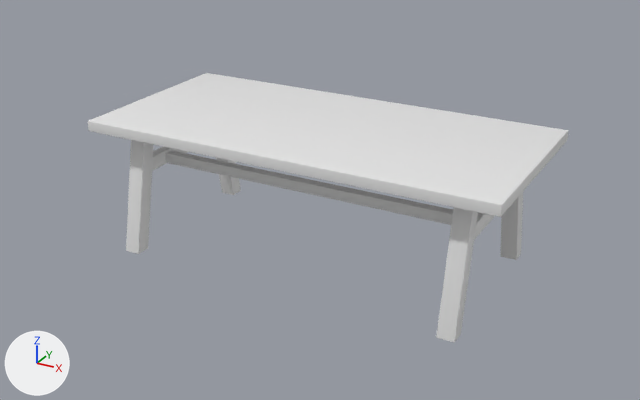
Two versions of the FBX model Projektarbeit/Assets/FBX/DiningRoomAssets/Esstisch.fbx, one commit apart.
Rendered twice from a 50 mm lens placed at (10.68, 4.26, 1.98), pointed at (8.82, 7.63, 0.29). The axes (+X, +Y, +Z) are drawn at lower left. The lights are the same throughout. Where no turn or scale is listed for an object, it has been applied to the vertices.

The scene before the commit, as lines of its bpy script (objects in view):
```python
me_mesh = bpy.data.meshes.new('Mesh')
me_mesh.from_pydata(...)  # 1368 vertices, 1350 faces; spans x -1.0..1.0, y -0.47..0.48, z -0.41..0.24
ob_esstisch_2 = bpy.data.objects.new('Esstisch_2', me_mesh)
ob_esstisch_2.location = (8.823, 7.66, 0.42)
```
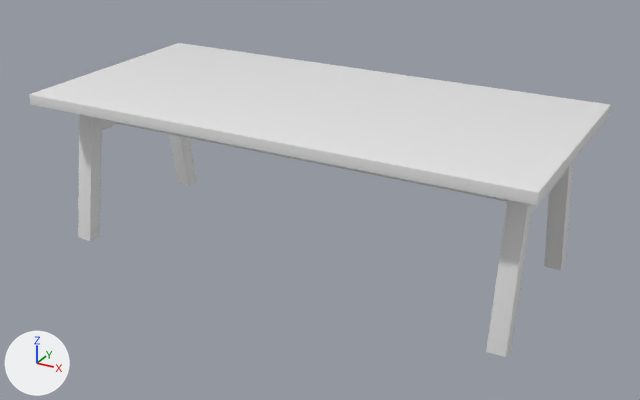
What the commit changed:
me_mesh is used by ob_esstisch_2; location (8.823, 7.66, 0.42).
me_mesh had 1368 vertices, 1350 faces and spanned x -1.0..1.0, y -0.47..0.48, z -0.41..0.24.
me_mesh now has 1368 vertices, 1350 faces and spans x -1.2..1.2, y -0.57..0.57, z -0.37..0.4.
me_mesh part 1: the loose piece of 152 vertices spanning x -0.86..-0.78, y -0.45..-0.26, z -0.41..0.19 is multiplied about its middle by the matrix ((0.633, 0.0, 0.0), (0.0, 0.0, 0.942), (0.0, -0.953, 0.191)), then moved by (-0.26, 0.36, 0.3).
me_mesh part 2: the loose piece of 152 vertices spanning x -1.0..1.0, y -0.47..0.48, z 0.19..0.24 is scaled about its middle by (1.2, 1.2, 1.03), then moved by (0.0, 0.0, 0.16).
me_mesh part 3: a new loose piece of 152 vertices spanning x -1.05..1.05, y -0.18..-0.13, z 0.16..0.21.
me_mesh part 4: a new loose piece of 152 vertices spanning x -1.12..-1.04, y -0.45..-0.26, z -0.37..0.35.
me_mesh part 5: a new loose piece of 152 vertices spanning x -1.12..-1.04, y 0.26..0.45, z -0.37..0.35.
me_mesh part 6: a new loose piece of 152 vertices spanning x 1.05..1.1, y -0.29..0.29, z 0.15..0.22.
me_mesh part 7: a new loose piece of 152 vertices spanning x 1.03..1.11, y -0.45..-0.26, z -0.37..0.35.
me_mesh part 8: a new loose piece of 152 vertices spanning x 1.03..1.11, y 0.26..0.45, z -0.37..0.35.
me_mesh part 9: 7 loose pieces with 1064 vertices, spanning x -0.86..0.85, y -0.45..0.45, z -0.41..0.19, are deleted.
Object 'Esstisch_2' (ob_esstisch_2) moves from (8.823, 7.66, 0.42) to (8.775, 7.656, 0.377).

Boxes (x1, y1, x2, y2) around the edits, measured in the pictures (640 x 400 px; the box of a moved part takes in the faces that stretch with it):
'Esstisch_2', reshaped, moved (21% wider, 17% taller): before (88, 73, 568, 342); after (29, 43, 611, 357)
part 1 of me_mesh, moved or reshaped: before (126, 140, 153, 254); after (102, 119, 117, 130)
part 2 of me_mesh, moved or reshaped: before (88, 73, 568, 217); after (29, 43, 611, 206)
part 3 of me_mesh, added: after (115, 122, 507, 202)
part 4 of me_mesh, added: after (78, 114, 102, 241)
part 5 of me_mesh, added: after (169, 134, 197, 185)
part 6 of me_mesh, added: after (531, 170, 566, 214)
part 7 of me_mesh, added: after (486, 200, 533, 357)
part 8 of me_mesh, added: after (544, 160, 574, 270)
part 9 of me_mesh, deleted: before (152, 147, 523, 342)
